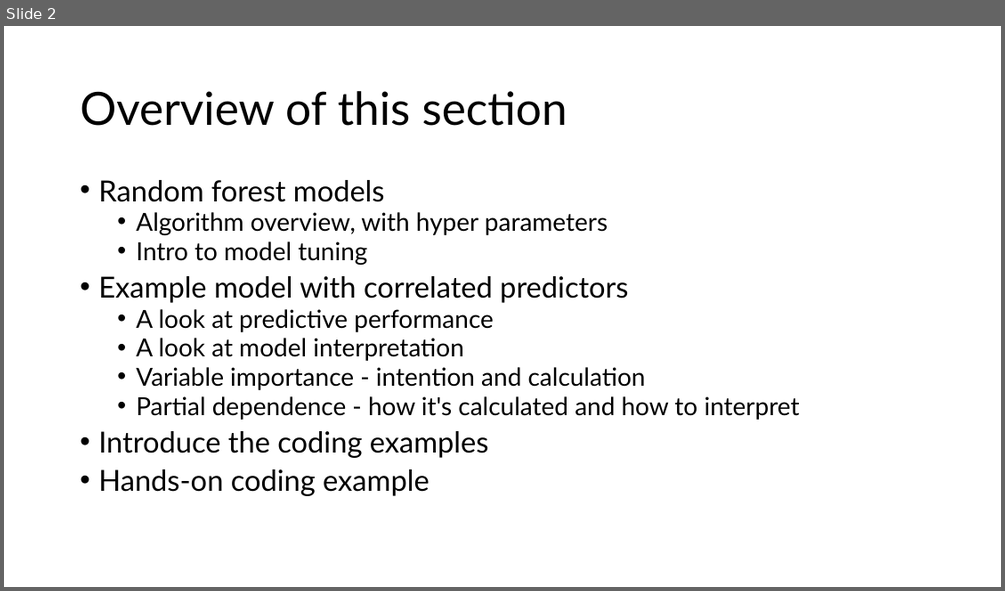
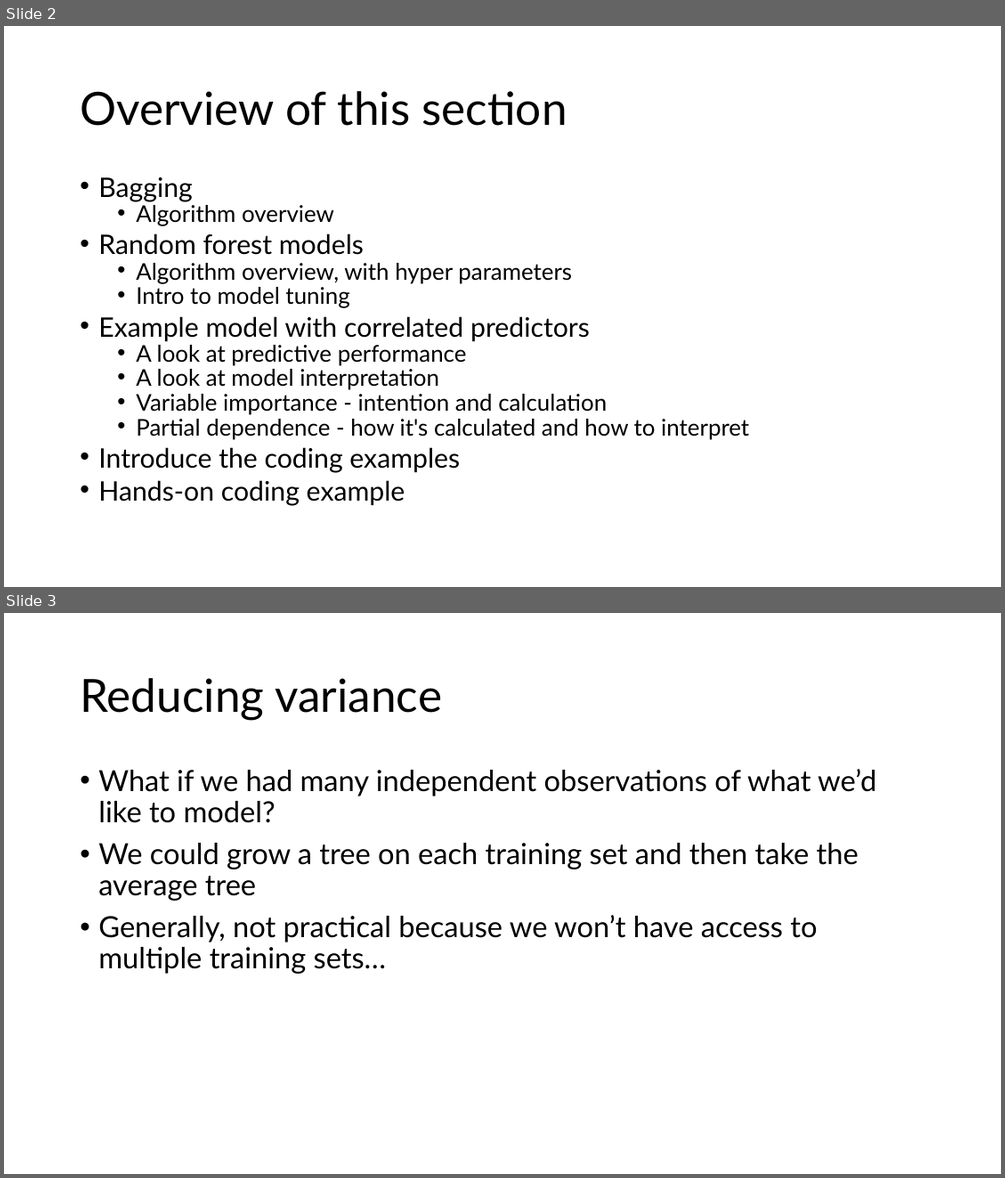
Before and after one commit to grantvagle/ml_methods_workshop, a slide deck: slides/03_random_forests.pptx. Shown one above the other, each under a label of ours: slide 2 before the commit, slides 2 and 3 after it. The pictures are 1005x591 and 1005x1178 pixels, drawn with LibreOffice and Linux fonts; fonts in the diff are those of the drawing. Boxes give left, top, right and bottom in pixels: in the first picture for what was removed or moved away, otherwise in the second. Text is boxed around its words. In the diff, an @@ line names an element or a change of style, - is before the commit and + after.

Commit message:
Add files via upload
Updated bagging and random forest draft slides

```diff
--- a/slides/03_random_forests.pptx
+++ b/slides/03_random_forests.pptx
@@ slide 3 added at (x1=4, y1=613, x2=1001, y2=1174), background #FFFFFF @@
@@ title added at (x1=80, y1=678, x2=442, y2=720), 44 pt, text #000000 @@
+Reducing variance
@@ text added at (x1=98, y1=769, x2=876, y2=973), 28 pt, text #000000 @@
+• What if we had many independent observations of what we’d like to model?
+• We could grow a tree on each training set and then take the average tree
+• Generally, not practical because we won’t have access to multiple training sets…
@@ slide 2 changed as well @@
@@ text at (x1=98, y1=177, x2=334, y2=226): paragraphs added @@
+• Bagging
+  • Algorithm overview
@@ text at (x1=98, y1=233, x2=749, y2=506): size 28 to 25.9 pt in "Random forest models", "Example model with correlated predictors", "Introduce the coding examples", "Hands-on coding example"; size 24 to 22.2 pt in "Algorithm overview, with hyper parameters", "Intro to model tuning", "A look at predictive performance", "A look at model interpretation" and 2 more places; line spacing 0.8 to 0.7 @@
```
Also in this commit, not shown: 1 other slide changed, 7 other slides added, 1 slide removed.
